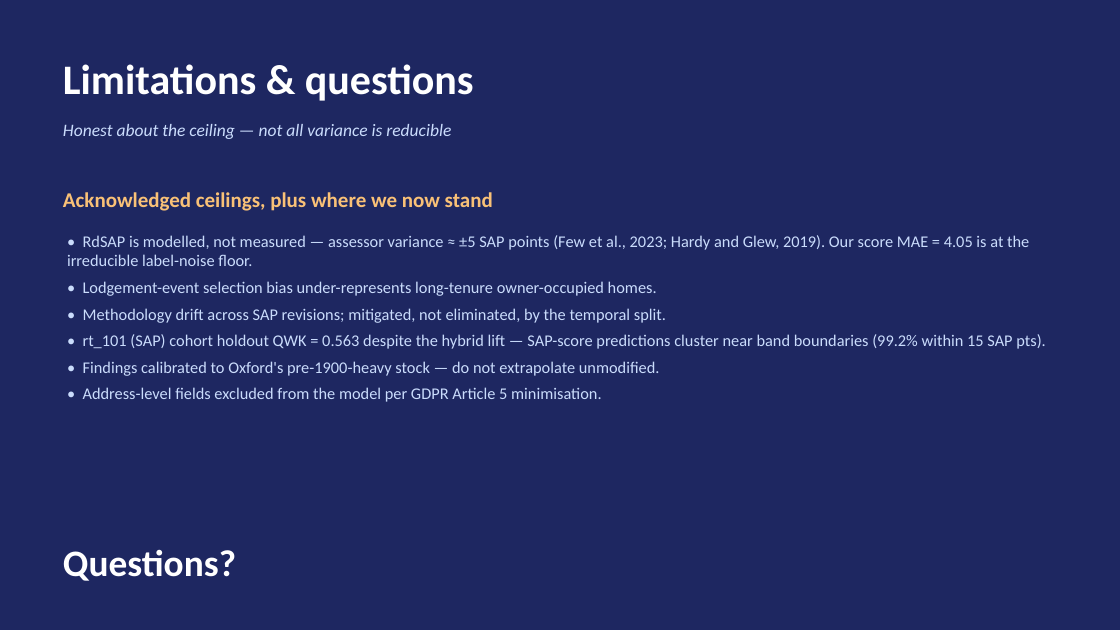
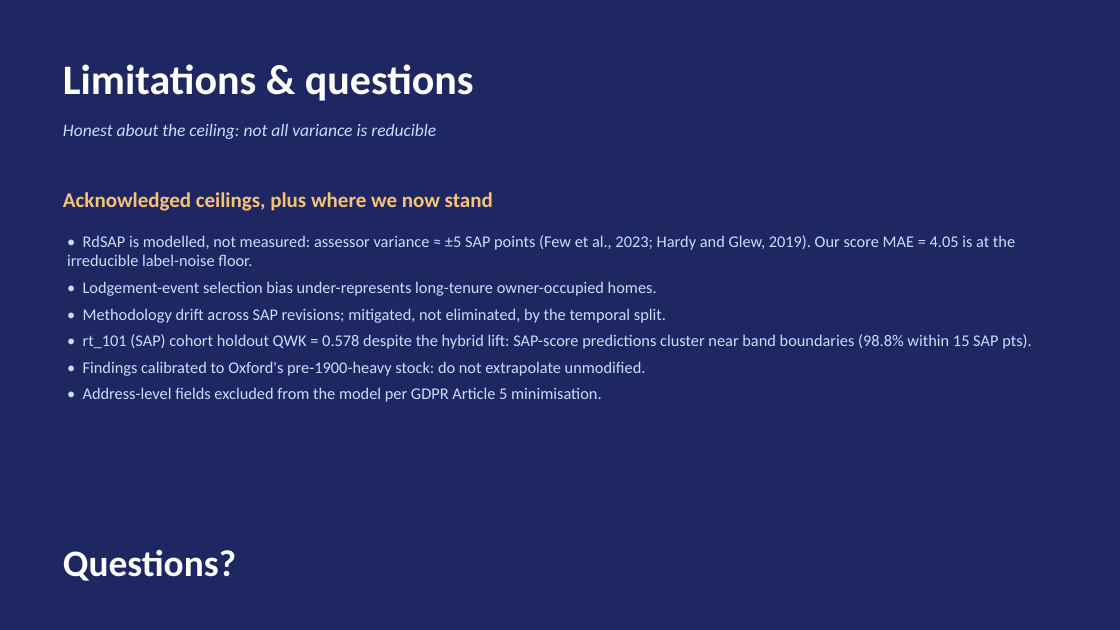
Before and after one commit to parsecsion/oxford-epc, a slide deck: slide 14 of presentation/COM6003_Oxford_Presentation.pptx (slide 12 before the commit). Drawn at 1120x630 pixels with LibreOffice and Linux fonts; fonts in the diff are those of the drawing. Boxes give left, top, right and bottom in pixels: in the first picture for what was removed or moved away, otherwise in the second. Text is boxed around its words. In the diff, an @@ line names an element or a change of style, - is before the commit and + after.

Commit message:
Update presentation to current results; fix stale SHAP/permutation figures
Presentation: refreshed all stale numbers and embedded figures to the current
pipeline run, added a regression-to-band concept-diagram slide and an
unsupervised-segmentation + recommender slide, renumbered footers, removed em
dashes. Regenerated fig_perm_importance (windows top, QWK-scored) and
fig_shap_summary (regressor beeswarm) which were stale legacy plots, and
re-embedded them in both the deck and the report (Figures 9 and 10).

```diff
--- a/presentation/COM6003_Oxford_Presentation.pptx
+++ b/presentation/COM6003_Oxford_Presentation.pptx
@@ text at <box>63,124,436,139</box>: text changed @@
-Honest about the ceiling — not all variance is reducible
+Honest about the ceiling: not all variance is reducible
@@ text at <box>67,235,1015,266</box>: text changed @@
-• RdSAP is modelled, not measured — assessor variance ≈ ±5 SAP points (Few et al., 2023; Hardy and Glew, 2019). Our score MAE = 4.05 is at the irreducible label-noise floor.
+• RdSAP is modelled, not measured: assessor variance ≈ ±5 SAP points (Few et al., 2023; Hardy and Glew, 2019). Our score MAE = 4.05 is at the irreducible label-noise floor.
@@ text at <box>83,334,1031,376</box>: text changed @@
-• rt_101 (SAP) cohort holdout QWK = 0.563 despite the hybrid lift — SAP-score predictions cluster near band boundaries (99.2% within 15 SAP pts).
-• Findings calibrated to Oxford's pre-1900-heavy stock — do not extrapolate unmodified.
+• rt_101 (SAP) cohort holdout QWK = 0.578 despite the hybrid lift: SAP-score predictions cluster near band boundaries (98.8% within 15 SAP pts).
+• Findings calibrated to Oxford's pre-1900-heavy stock: do not extrapolate unmodified.
```
Also in this commit, not shown: 11 other slides changed, 2 slides added, 4 other files.
